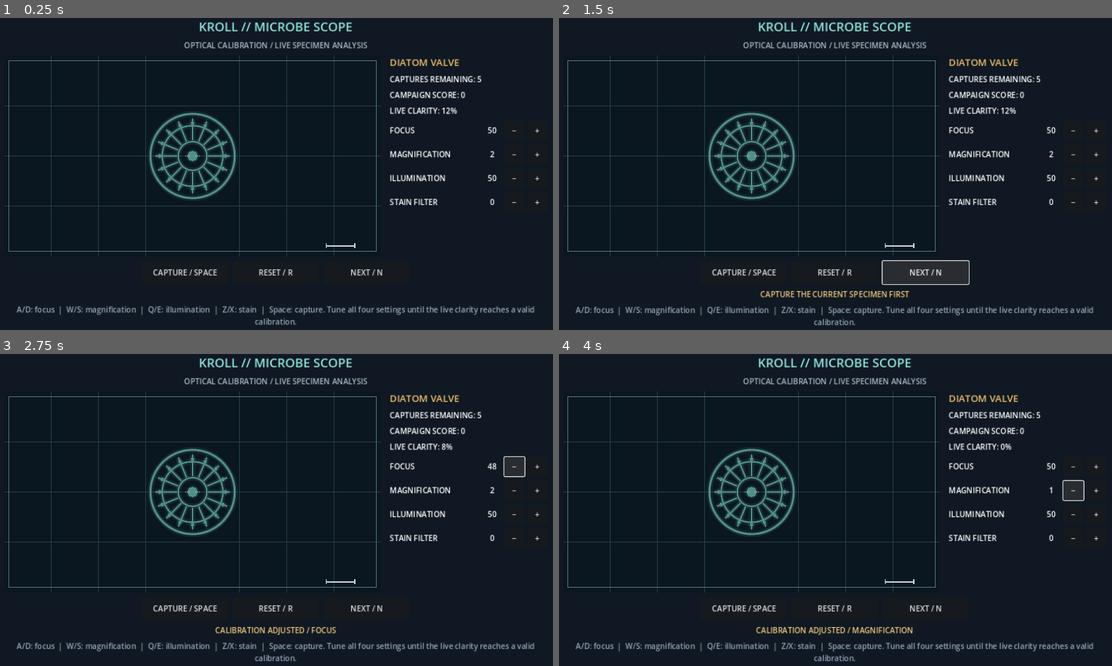
Above: before the commit, frames 1-4 (two rows, left to right).
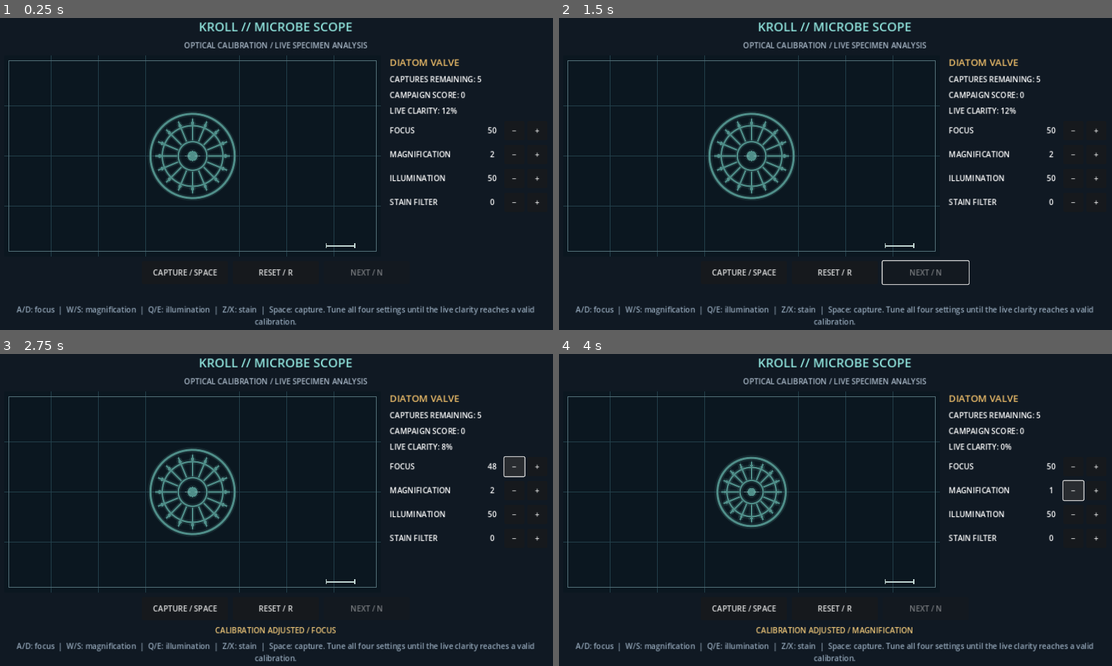
Above: after the commit, the same moments.

Repository: qaqp980520-prog/2126-Survival
Game: Godot game, scene res://main.tscn
Two runs of this game, one before a commit and one after it. Both use one fixed random seed, a clock stepped at 60 frames per second and the inputs below.
Inputs (mouse positions are in pixels of both pictures, inside the frame that each line leads up to):
- Up to frame 1 (0.25 s): no input
- Up to frame 2 (1.5 s): click (923, 273) at 0.5 s, where only the run before the commit has a clickable "NEXT / N"; click (923, 273) at 1.25 s, where only the run before the commit has a clickable "NEXT / N"
- Up to frame 3 (2.75 s): click "−" at 2 s
- Up to frame 4 (4 s): click "+" at 2.75 s; click "−" at 3.5 s

The runs differ from the first frame. In frame 1, less than 0.1% of the frame differs, in the area x 39-70%, y 35-83%; in frame 2, 1.0%; in frame 3, less than 0.1%; in frame 4, 1.7%, in the area x 27-70%, y 30-83%.
Error before the commit: Invalid call to function 'set_specimen_data (via call)' in base 'Control (KROLLMicrobeScopeView)'. Expected 6 arguments. (res://main.gd:231)

Commit message:
Run 81: remove unused microscope view state

Diff:
--- a/daily_games/KROLL_Microbe_Scope/specimen_view.gd
+++ b/daily_games/KROLL_Microbe_Scope/specimen_view.gd
@@ -2,15 +2,13 @@
 class_name KROLLMicrobeScopeView
 
 var _specimen_id: String = "diatom"
-var _focus: int = 50
 var _magnification: int = 2
 var _illumination: int = 50
 var _stain: int = 0
 var _clarity: int = 0
 
-func set_specimen_data(specimen_id: String, focus: int, magnification: int, illumination: int, stain: int, clarity: int) -> void:
+func set_specimen_data(specimen_id: String, magnification: int, illumination: int, stain: int, clarity: int) -> void:
     _specimen_id = specimen_id
-    _focus = focus
     _magnification = magnification
     _illumination = illumination
     _stain = stain
